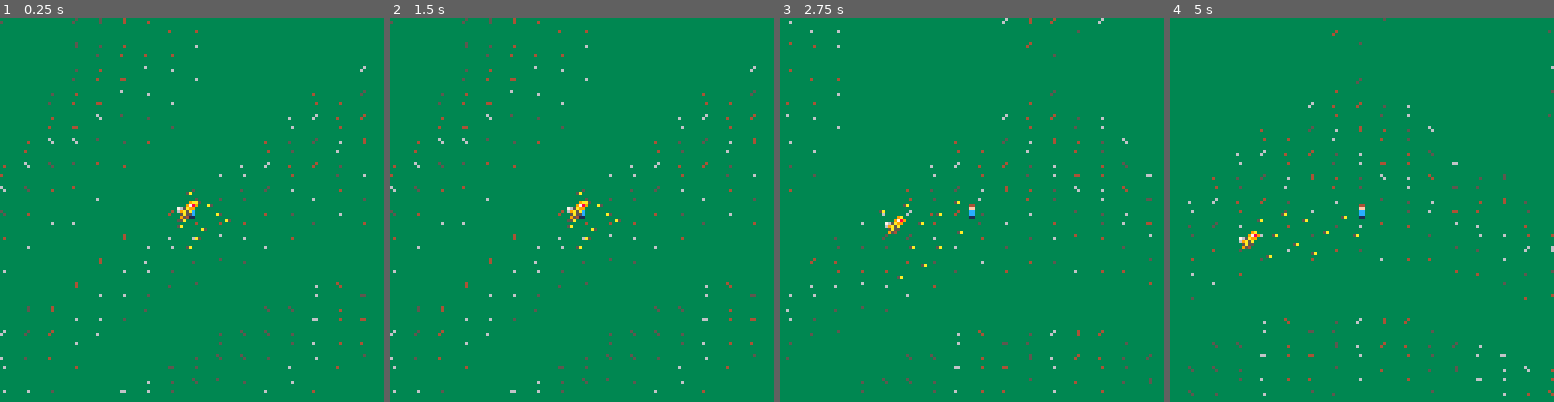
Above: before the commit, frames 1-4 (left to right).
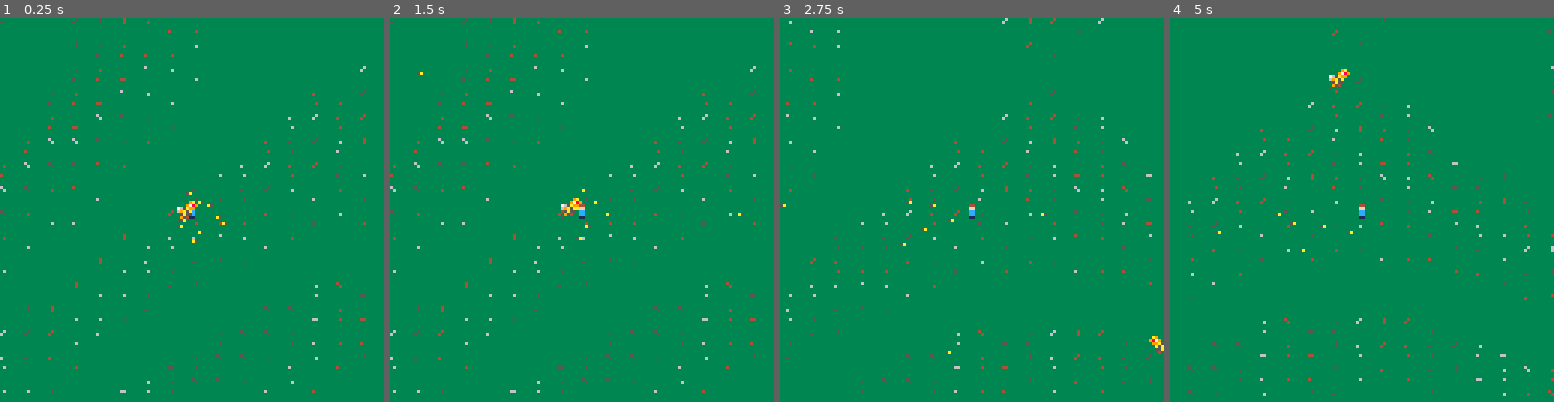
Above: after the commit, the same moments.

Repository: darabos/pico-8-projects
Game: PICO-8 cartridge buzz-survivor.p8
Same seed, same stepped clock (60 frames per second), same inputs: the game is played once before the commit and once after it.
Inputs:
- Up to frame 1 (0.25 s): no input
- Up to frame 2 (1.5 s): no input
- Up to frame 3 (2.75 s): hold Right 1.6-2.1 s; hold Up 2.15-2.42 s; hold Right from 2.47 s (still down)
- Up to frame 4 (5 s): release Right at 3.03 s; hold Left 3.08-3.58 s; hold Down 3.63-3.97 s; hold Right 4.02-4.68 s; hold Up from 4.73 s (still down)

The runs differ from the first frame. In frame 1, 0.1% of the frame differs, in the area x 48-61%, y 47-61%; in frame 2, 0.4%; in frame 3, 0.5%; in frame 4, 0.5%, in the area x 11-50%, y 13-63%.

Commit message:
Spawning.

Diff:
--- a/buzz-survivor.p8
+++ b/buzz-survivor.p8
@@ -68,9 +68,21 @@
 	   e.y+=sgn(dy)*spd/2
 	  end
   end)
+  if rnd(100)<1 then
+   e.x,e.y=spawn()
+  end
  end)
 end
 
+function spawn()
+ local x=0
+ local y=0
+ while abs(x)<80 and abs(y)<80 do
+  x=rnd(200)-100
+  y=rnd(200)-100
+ end
+ return p.x+x,p.y+y
+end
 __gfx__
 00000000000000000000000000009a00000000000000000000000000000000000000000000000000000000000000000000000000000000000000000000000000
 00000000000000000000000000097890000000000000000000000000000000000000000000000000000000000000000000000000000000000000000000000000
